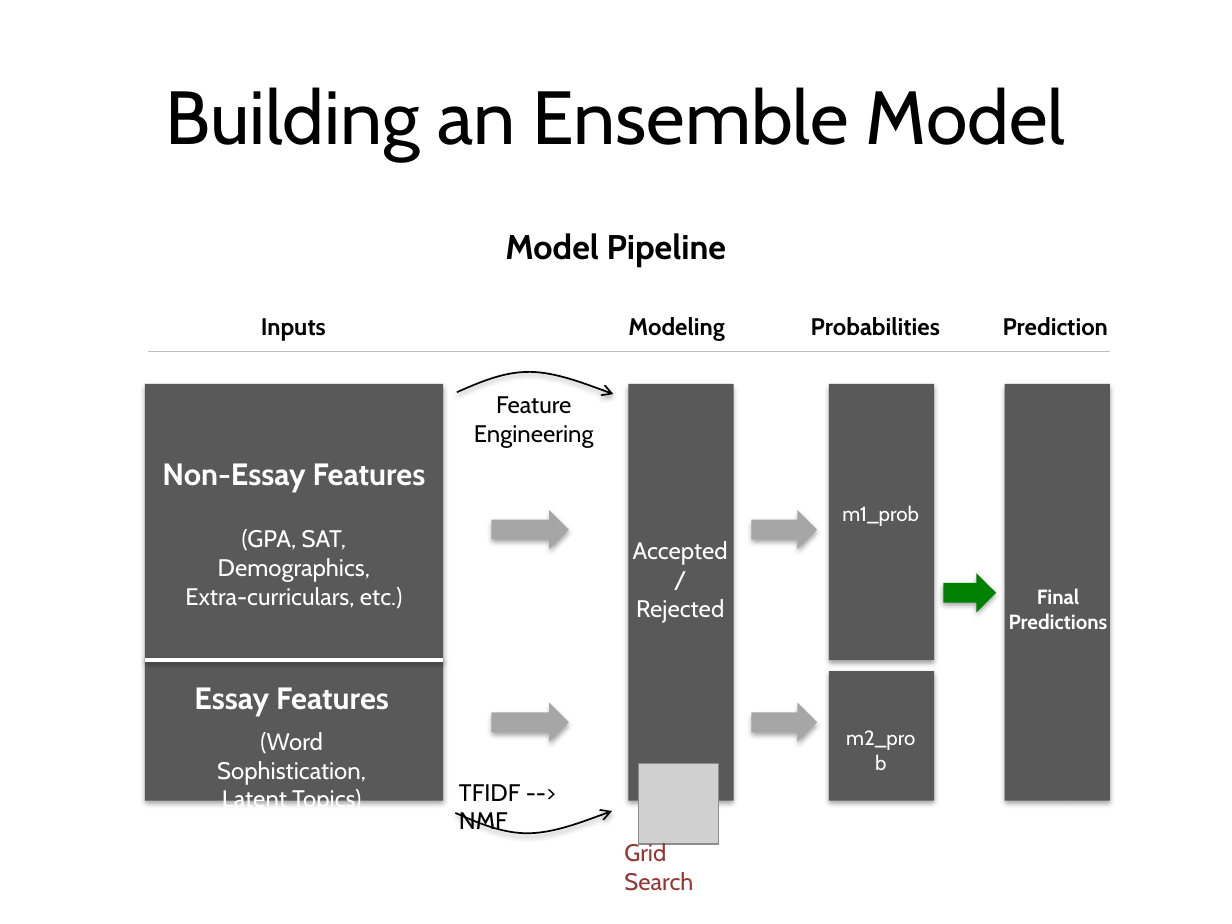
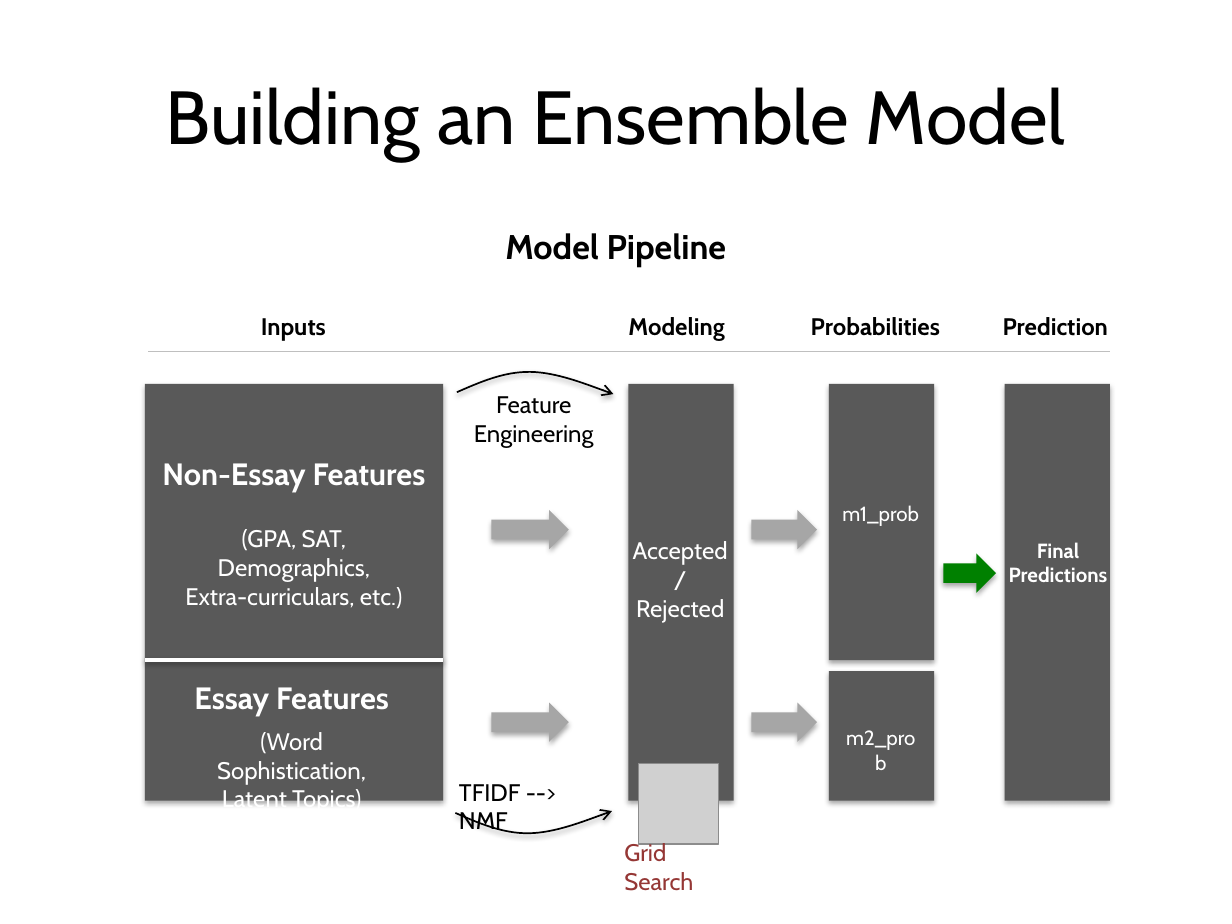
Before and after one commit to yungmsh/mining_the_common_app, a slide deck: slide 4 of presentation/MikeYung_Presentation_v1.pptx. Drawn at 1232x924 pixels with LibreOffice and Linux fonts; fonts in the diff are those of the drawing; grey boxes stand for pictures; background and template pictures are left out. Boxes give left, top, right and bottom in pixels: in the first picture for what was removed or moved away, otherwise in the second. Text is boxed around its words. In the diff, an @@ line names an element or a change of style, - is before the commit and + after.

Commit message:
prsentation

```diff
--- a/presentation/MikeYung_Presentation_v1.pptx
+++ b/presentation/MikeYung_Presentation_v1.pptx
@@ text "Final": place and size @@
-text "Final" at bbox=[1009, 588, 1108, 629]
+text "Final" at bbox=[1009, 542, 1108, 582]
@@ right arrow: place and size @@
-right arrow at bbox=[944, 573, 997, 612]
+right arrow at bbox=[944, 553, 997, 593]
```
